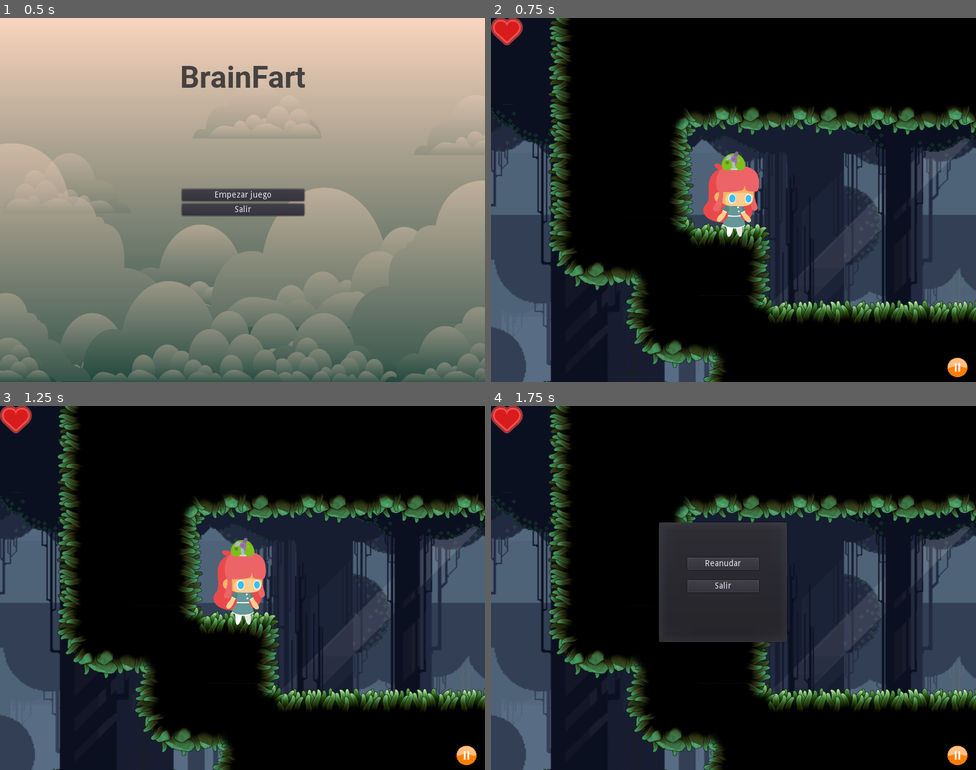
Above: before the commit, frames 1-4 (two rows, left to right).
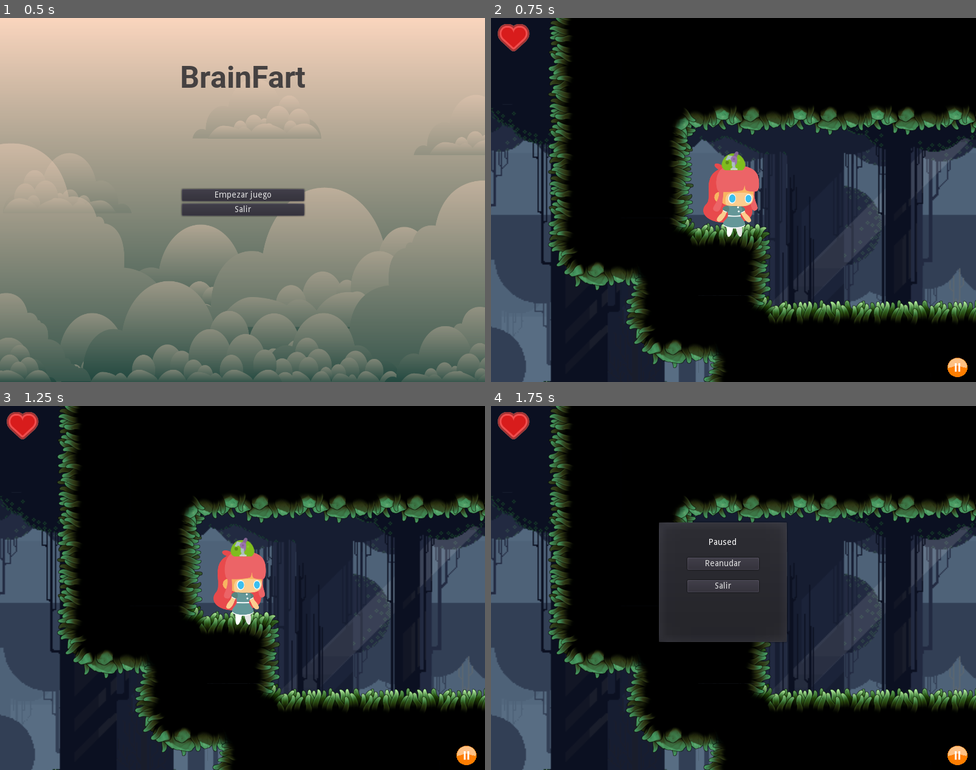
Above: after the commit, the same moments.

Repository: ximena-bogado/entregas-ipv-ximena-bogado
Game: Godot game, scene res://src/screens/MainMenu.tscn
Two runs of this game, one before a commit and one after it. Both use one fixed random seed, a clock stepped at 60 frames per second and the inputs below.
Inputs (mouse positions are in pixels of both pictures, inside the frame that each line leads up to):
- Up to frame 1 (0.5 s): no input
- Up to frame 2 (0.75 s): click "Empezar juego" at 0.5 s
- Up to frame 3 (1.25 s): no input
- Up to frame 4 (1.75 s): click (956, 755) at 1.25 s

Frame 1 is identical in both runs. In frame 2, 0.4% of the frame differs, in the area x 0-8%, y 0-10%; in frame 3, 0.4%; in frame 4, 0.4%, in the area x 0-51%, y 0-39%.

Commit message:
menu al morir

Diff:
--- a/entrega-7-ximena-bogado/src/game/entities/player/Player.gd
+++ b/entrega-7-ximena-bogado/src/game/entities/player/Player.gd
@@ -18,6 +18,7 @@
 export (int) var gravity = 10
 
 signal hit
+signal dead
 
 var projectile_container
 
@@ -98,10 +99,11 @@
 ## propagate some "hit"/"hp_changed" signal via Level, or you can use Autoload/Singletons.
 func notify_hit() -> void:
 	emit_signal("hit")
-	##print("I'm player and imma die")
-	##dead = true
-	##_change_animation("dead")
 
+func die() -> void:
+	print("I'm player and imma die")
+	dead = true
+	_change_animation("dead")
 
 func _remove() -> void:
 	set_physics_process(false)
@@ -125,3 +127,4 @@
 func _on_BodyAnimations_animation_finished(anim_name: String) -> void:
 	if anim_name == "dead":
 		call_deferred("_remove")
+		emit_signal("dead")
--- a/entrega-7-ximena-bogado/src/game/levels/LevelManager.gd
+++ b/entrega-7-ximena-bogado/src/game/levels/LevelManager.gd
@@ -3,6 +3,7 @@
 export (Array, PackedScene) var levels: Array
 onready var current_level_container: Node = $CurrentLevelContainer
 onready var gui: Control = $UI/GUI
+onready var ui: CanvasLayer = $UI
 
 func _ready() -> void:
 	initialize()
@@ -21,8 +22,15 @@
 
 		var level_instance: GameLevel = levels[id].instance()
 		current_level_container.add_child(level_instance)
+
 		level_instance.player.connect("hit",gui, "change_heart_bar")
+		level_instance.player.connect("dead",ui, "_on_player_died")
+		gui.connect("player_died",level_instance.player, "die")
 
 ## Hint: for pause check the SceneTree.paused property.
 func _on_UI_exit():
 	get_tree().change_scene("res://src/screens/MainMenu.tscn")
+
+func _on_UI_restart_level():
+	_setup_level(0)
+	gui.restart_heart_bar()
--- a/entrega-7-ximena-bogado/src/game/levels/LevelManager.tscn
+++ b/entrega-7-ximena-bogado/src/game/levels/LevelManager.tscn
@@ -31,8 +31,12 @@
 heart_bar_path = NodePath("TextureProgress")
 
 [node name="TextureProgress" type="TextureProgress" parent="UI/GUI"]
-margin_right = 40.0
-margin_bottom = 40.0
+anchor_right = 0.028
+anchor_bottom = 0.041
+margin_left = 11.0
+margin_top = 10.0
+margin_right = 46.0
+margin_bottom = 45.0
 value = 100.0
 texture_under = ExtResource( 6 )
 texture_progress = ExtResource( 7 )
@@ -42,30 +46,73 @@
 anchor_bottom = 1.0
 mouse_filter = 2
 
-[node name="PausePopup" type="PopupMenu" parent="UI"]
+[node name="PausePopup" type="PopupMenu" parent="UI/Menus"]
 pause_mode = 2
 margin_left = 274.0
 margin_top = 189.0
 margin_right = 491.0
 margin_bottom = 392.0
 
-[node name="RestartButton" type="Button" parent="UI/PausePopup"]
+[node name="RestartButton" type="Button" parent="UI/Menus/PausePopup"]
 margin_left = 50.0
 margin_top = 61.0
 margin_right = 168.0
 margin_bottom = 81.0
 text = "Reanudar"
 
-[node name="ExitButton" type="Button" parent="UI/PausePopup"]
+[node name="ExitButton" type="Button" parent="UI/Menus/PausePopup"]
 margin_left = 50.0
 margin_top = 98.0
 margin_right = 168.0
 margin_bottom = 118.0
 text = "Salir"
 
+[node name="RichTextLabel" type="Label" parent="UI/Menus/PausePopup"]
+margin_left = 2.0
+margin_top = 24.0
+margin_right = 214.0
+margin_bottom = 49.0
+text = "Paused"
+align = 1
+valign = 1
+
+[node name="DefeatPopup" type="PopupMenu" parent="UI/Menus"]
+pause_mode = 2
+margin_left = 274.0
+margin_top = 189.0
+margin_right = 491.0
+margin_bottom = 392.0
+
+[node name="RestartLevelButton" type="Button" parent="UI/Menus/DefeatPopup"]
+margin_left = 50.0
+margin_top = 61.0
+margin_right = 168.0
+margin_bottom = 81.0
+text = "Reanudar"
+
+[node name="ExitButton" type="Button" parent="UI/Menus/DefeatPopup"]
+margin_left = 50.0
+margin_top = 98.0
+margin_right = 168.0
+margin_bottom = 118.0
+text = "Salir"
+
+[node name="RichTextLabel" type="Label" parent="UI/Menus/DefeatPopup"]
+margin_left = 2.0
+margin_top = 24.0
+margin_right = 214.0
+margin_bottom = 49.0
+text = "Defeat"
+align = 1
+valign = 1
+
 [node name="CurrentLevelContainer" type="Node" parent="."]
 
 [connection signal="exit" from="UI" to="." method="_on_UI_exit"]
+[connection signal="restart_level" from="UI" to="." method="_on_UI_restart_level"]
 [connection signal="pressed" from="UI/PauseButton" to="UI" method="_on_PauseButton_pressed"]
-[connection signal="pressed" from="UI/PausePopup/RestartButton" to="UI" method="_on_RestartButton_pressed"]
-[connection signal="pressed" from="UI/PausePopup/ExitButton" to="UI" method="_on_ExitButton_pressed"]
+[connection signal="player_died" from="UI/GUI" to="UI" method="_on_GUI_player_died"]
+[connection signal="pressed" from="UI/Menus/PausePopup/RestartButton" to="UI" method="_on_RestartButton_pressed"]
+[connection signal="pressed" from="UI/Menus/PausePopup/ExitButton" to="UI" method="_on_ExitButton_pressed"]
+[connection signal="pressed" from="UI/Menus/DefeatPopup/RestartLevelButton" to="UI" method="_on_RestartLevelButton_pressed"]
+[connection signal="pressed" from="UI/Menus/DefeatPopup/ExitButton" to="UI" method="_on_ExitButton_pressed"]
--- a/entrega-7-ximena-bogado/src/game/levels/UI.gd
+++ b/entrega-7-ximena-bogado/src/game/levels/UI.gd
@@ -1,7 +1,9 @@
 extends CanvasLayer
 
-onready var pause_popup: Node = $PausePopup
+onready var pause_popup: Node = $Menus/PausePopup
+onready var defeat_popup: Node = $Menus/DefeatPopup
 signal exit
+signal restart_level
 
 func _unpause():
 	pause_popup.hide()
@@ -14,7 +16,14 @@
 func _on_RestartButton_pressed():
 	_unpause()
 
-
 func _on_ExitButton_pressed():
 	_unpause()
 	emit_signal("exit")
+
+
+func _on_player_died():
+	defeat_popup.show()
+
+func _on_RestartLevelButton_pressed():
+	defeat_popup.hide()
+	emit_signal("restart_level")
--- a/entrega-7-ximena-bogado/src/game/ui/GUIManager.gd
+++ b/entrega-7-ximena-bogado/src/game/ui/GUIManager.gd
@@ -4,8 +4,16 @@
 ## capture some "hit"/"hp_changed" signal via Level, or you can use Autoload/Singletons.
 ## Remember to refresh the data if you restart the level.
 
+signal player_died
+
 export var heart_bar_path: NodePath
+onready var heart_bar: Range = get_node(heart_bar_path)
 
 func change_heart_bar() -> void:
-	var heart_bar: Range = get_node(heart_bar_path)
 	heart_bar.value -= 25
+	if (heart_bar.value == 0):
+		emit_signal("player_died")
+
+
+func restart_heart_bar() -> void:
+	heart_bar.value = 100
